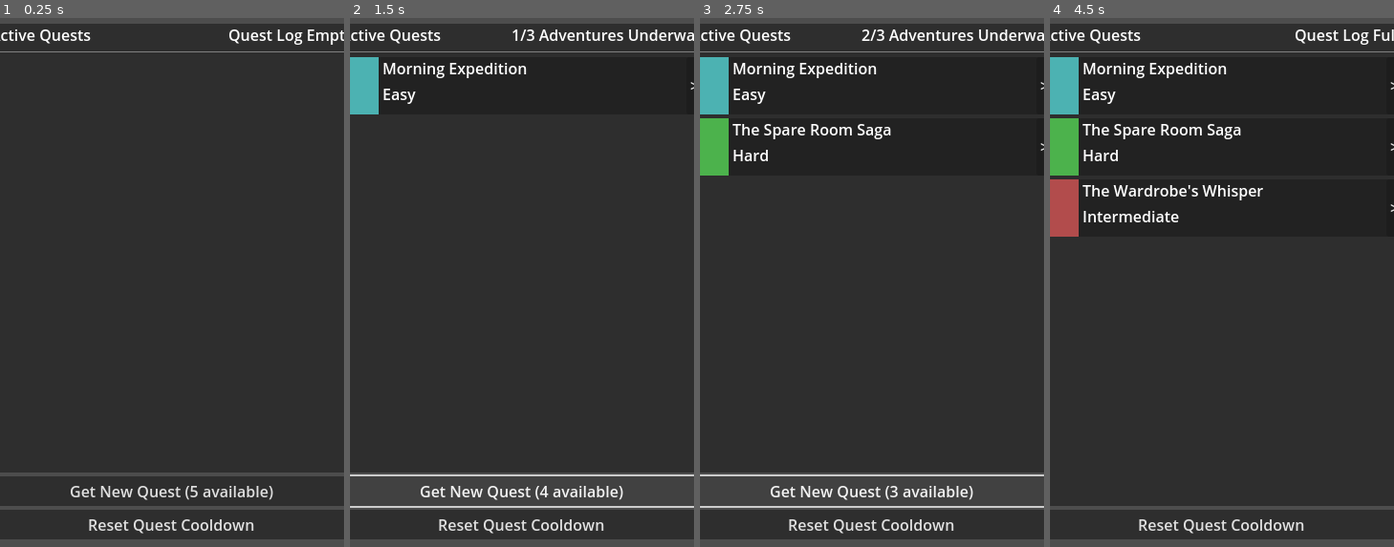
Above: before the commit, frames 1-4 (left to right).
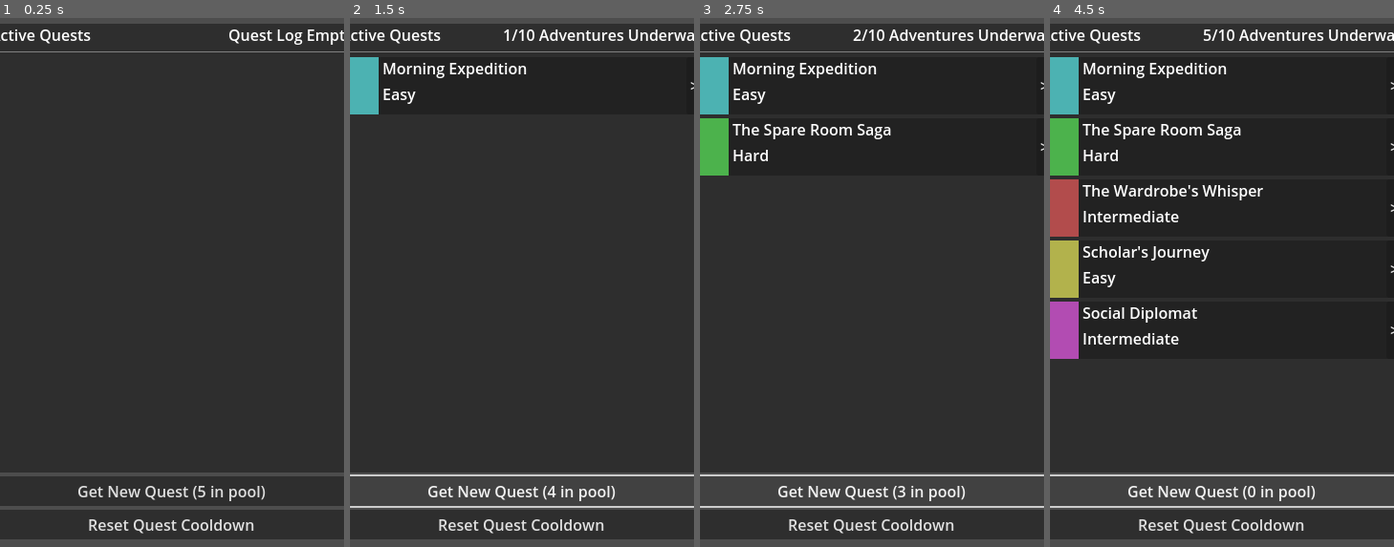
Above: after the commit, the same moments.

Repository: Wazaq/LifeQuest
Game: Godot game, scene res://scenes/quests/quest_board_new.tscn
The game is run twice, just before and just after one commit, with the same random seed, the same clock (stepped at 60 frames per second) and the same inputs. This scene is started directly instead of the project's main scene.
Inputs (mouse positions are in pixels of both pictures, inside the frame that each line leads up to):
- Up to frame 1 (0.25 s): no input
- Up to frame 2 (1.5 s): click "Reset Quest Cooldown" at 0.5 s; click "Get New Quest (5 available)" (after the commit: "Get New Quest (5 in pool)") at 1.25 s
- Up to frame 3 (2.75 s): click "Get New Quest (4 available)" (after the commit: "Get New Quest (4 in pool)") at 2 s
- Up to frame 4 (4.5 s): click "Get New Quest (3 available)" (after the commit: "Get New Quest (3 in pool)") at 2.75 s; click (1222, 488) at 3.5 s, where only the run after the commit has a clickable "Get New Quest (2 in pool)"; click (1222, 488) at 4.25 s, where only the run after the commit has a clickable "Get New Quest (1 in pool)"

The runs differ from the first frame. In frame 1, 0.8% of the frame differs, in the area x 20-80%, y 88-92%; in frame 2, 1.0%; in frame 3, 1.0%; in frame 4, 5.2%, in the area x 0-100%, y 2-93%.

Commit message:
feat: Clean up quest system architecture and remove obsolete available quest functionality
- Removed available quest browsing to align with habit-building philosophy
- Cleaned quest_board_fixed.gd script: removed unused variables, functions, and UI references
- Updated "Get New Quest" button to show pool count instead of available count
- Simplified quest display logic to focus on active quests only
- Maintained debug functionality with reset cooldown button
- Prepared foundation for visual improvements and category framework

Phase 1.5 (Polish Tutorial Target Screens) initiated - quest system cleanup complete

Diff:
--- a/scenes/main_menu/tavern_hub.tscn
+++ b/scenes/main_menu/tavern_hub.tscn
@@ -93,5 +93,4 @@
 offset_bottom = 40.0
 
 [node name="BottomNavBar" parent="." instance=ExtResource("3_o8kkw")]
-visible = false
 layout_mode = 1
--- a/scenes/ui/bottom_nav_bar.tscn
+++ b/scenes/ui/bottom_nav_bar.tscn
@@ -52,6 +52,7 @@
 text = "Character"
 
 [node name="AdventuresButton" type="Button" parent="PanelContainer/HBoxContainer"]
+visible = false
 custom_minimum_size = Vector2(0, 60)
 layout_mode = 2
 size_flags_horizontal = 3
--- a/scripts/autoload/quest_manager.gd
+++ b/scripts/autoload/quest_manager.gd
@@ -38,8 +38,8 @@
 var failed_quests = []  # Failed quests with timestamps
 
 # Quest configuration
-var max_active_quests = 3  # Maximum number of active quests allowed
-var available_quest_count = 5  # Number of quests available at once
+var max_active_quests = 10  # Maximum number of active quests allowed
+var available_quest_count = 10  # Number of quests available at once
 var last_refresh_time = 0  # Unix timestamp of last quest refresh
 
 signal quest_created(quest)
--- a/scripts/ui/quest_board_fixed.gd
+++ b/scripts/ui/quest_board_fixed.gd
@@ -3,15 +3,12 @@
 
 # References to UI containers
 @onready var active_quests_container: VBoxContainer = $MarginContainer/VBoxContainer/ActiveQuestSectionBG/ActiveQuestsSection/ActiveQuestsScrollContainer/ActiveQuestsContainerNew
-@onready var available_quests_container: VBoxContainer = $MarginContainer/VBoxContainer/AvailQuestSectionBG/AvailableQuestsSection/AvailableQuestsScrollContainer/AvailableQuestsContainerNew
 @onready var active_count_label: Label = $MarginContainer/VBoxContainer/ActiveQuestSectionBG/ActiveQuestsSection/HeaderRow/CountLabel
-@onready var refresh_button: Button = $MarginContainer/VBoxContainer/AvailQuestSectionBG/AvailableQuestsSection/HeaderRow/RefreshButton
 @onready var get_new_quest_button: Button = $MarginContainer/VBoxContainer/GetNewQuestButton
 @onready var reset_cooldown_button: Button = $MarginContainer/VBoxContainer/ResetCooldownButton
 
 # Track loaded quest items
 var active_quest_items = {}
-var available_quest_items = {}
 
 # Load the quest item scene
 var quest_item_scene = preload("res://scenes/quests/quest_item_improved.tscn")
@@ -23,7 +20,6 @@
 	await get_tree().process_frame
 
 	# Configure containers to expand
-	available_quests_container.size_flags_horizontal = Control.SIZE_EXPAND_FILL
 	active_quests_container.size_flags_horizontal = Control.SIZE_EXPAND_FILL
 
 	# Set minimum height for section containers
@@ -54,11 +50,6 @@
 		QuestManager.quest_expired.connect(_on_quest_expired)
 
 	# Connect UI button signals
-	if refresh_button:
-		refresh_button.pressed.connect(_on_refresh_pressed)
-	else:
-		push_error("QuestBoard: refresh_button not found")
-
 	if get_new_quest_button:
 		get_new_quest_button.pressed.connect(_on_get_new_quest_pressed)
 	else:
@@ -75,7 +66,6 @@
 
 func update_quest_display():
 	update_active_quests()
-	update_available_quests()
 	update_button_visibility()
 
 func update_active_quests():
@@ -116,31 +106,6 @@
 	await get_tree().process_frame
 	print("QuestBoard: Active container children after adding: ", active_quests_container.get_child_count())
 
-func update_available_quests():
-	# Clear existing items first
-	for item in available_quest_items.values():
-		if is_instance_valid(item):
-			item.queue_free()
-
-	available_quest_items.clear()
-
-	# Debug output of container
-	print("QuestBoard: AvailableQuestsContainer rect: ", available_quests_container.get_rect())
-
-	# Get available quests
-	var available_quests = QuestManager.get_available_quests()
-	print("QuestBoard: Available quests count: ", available_quests.size())
-
-	# Display all available quests
-	for quest_id in available_quests:
-		var quest = available_quests[quest_id]
-		print("QuestBoard: Adding quest: ", quest.title)
-		add_quest_item(quest, available_quests_container, false)
-
-	# Debug output after adding
-	await get_tree().process_frame
-	print("QuestBoard: Container children after adding: ", available_quests_container.get_child_count())
-
 func add_quest_item(quest, container, is_active):
 	# Create a new quest item instance
 	var quest_item = quest_item_scene.instantiate()
@@ -164,11 +129,8 @@
 	print("QuestBoard: Quest item global position: " + str(quest_item.global_position))
 	print("QuestBoard: Quest item size: " + str(quest_item.size))
 
-	# Store reference
-	if is_active:
-		active_quest_items[quest.id] = quest_item
-	else:
-		available_quest_items[quest.id] = quest_item
+	# Store reference for active quests onlye
+	active_quest_items[quest.id] = quest_item
 
 func _on_quest_selected(quest_id):
 	# Open the quest details screen for the selected quest
@@ -176,18 +138,6 @@
 		UIManager.open_screen("quest_details", {"quest_id": quest_id})
 	else:
 		print("QuestBoard: UIManager not found, can't open quest details")
-
-func _on_refresh_pressed():
-	print("QuestBoard: Refresh button pressed")
-
-	# In the full implementation, this would show an ad and refresh quests
-	if get_node_or_null("/root/QuestManager"):
-		print("QuestBoard: Refresh button If block reached")
-		QuestManager.refresh_available_quests()
-		update_available_quests()
-
-		if get_node_or_null("/root/UIManager"):
-			UIManager.show_toast("Refreshed available quests", "info")
 
 func _on_get_new_quest_pressed():
 	# In the full implementation, this would request a new quest
@@ -238,15 +188,18 @@
 	update_quest_display()
 
 func update_button_visibility():
-	# Update Get New Quest button with quest count
+	# Update Get New Quest button with quest pool count
 	if get_node_or_null("/root/QuestManager"):
 		var active_count = QuestManager.active_quests.size()
 		var max_count = QuestManager.max_active_quests
-		var available_count = QuestManager.get_available_quest_count()
+		var pool_count = QuestManager.get_available_quest_count()
 
 		if get_new_quest_button:
-			# Update button text to include available count
-			get_new_quest_button.text = "Get New Quest (%d available)" % available_count
+			# Update button text to include pool count
+			get_new_quest_button.text = "Get New Quest (%d in pool)" % pool_count
 
 			# Hide the button if we've reached the max active quests
 			get_new_quest_button.visible = active_count < max_count
+
+		if reset_cooldown_button:
+			reset_cooldown_button.visible = true # TODO: Add feature flag here later
